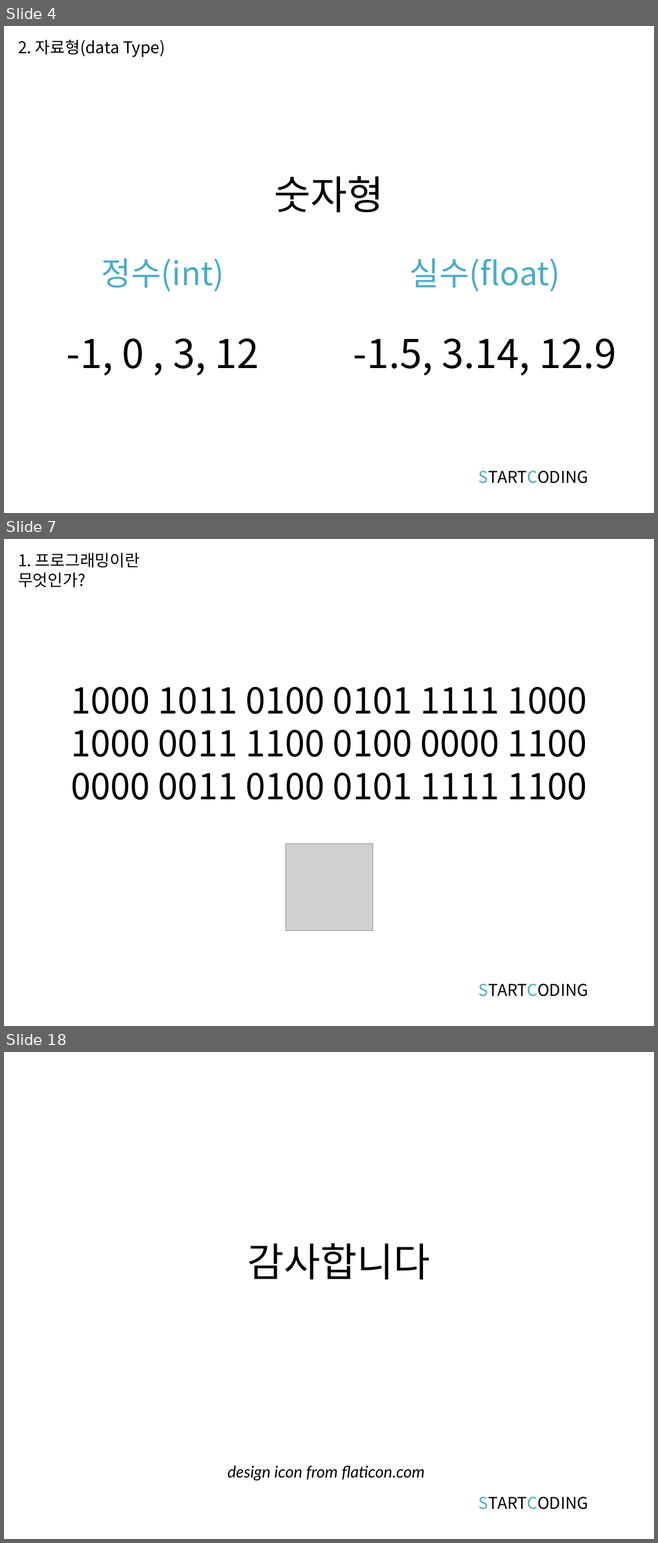
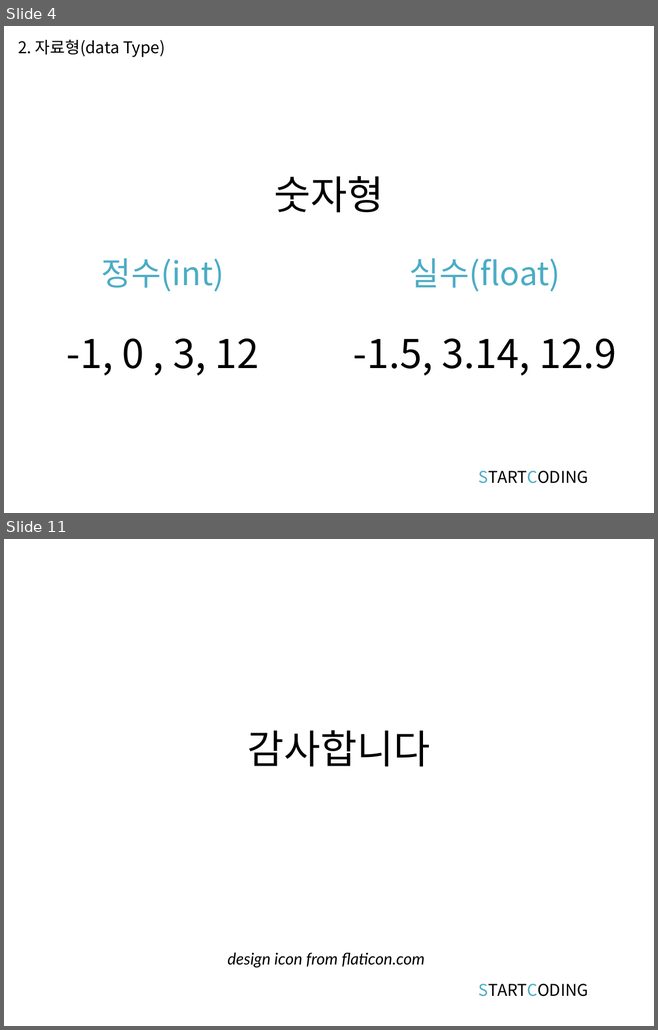
Before and after one commit to kwonkijun/python, a slide deck: 파이썬기초(PPT)/파이썬 기초 2강_자료형과 변수.pptx. Shown one above the other, each under a label of ours: slides 4, 7 and 18 before the commit, slides 4 and 11 after it; the slides between them are not shown. The pictures are 658x1543 and 658x1030 pixels, drawn with LibreOffice and Linux fonts; fonts in the diff are those of the drawing; grey boxes stand for pictures. Boxes give left, top, right and bottom in pixels: in the first picture for what was removed or moved away, otherwise in the second. Text is boxed around its words. In the diff, an @@ line names an element or a change of style, - is before the commit and + after.

```diff
--- a/파이썬기초(PPT)/파이썬 기초 2강_자료형과 변수.pptx
+++ b/파이썬기초(PPT)/파이썬 기초 2강_자료형과 변수.pptx
@@ slide 7 removed at [4, 539, 654, 1026], background #FFFFFF @@
@@ text removed at [18, 553, 140, 587] @@
-1. 프로그래밍이란 무엇인가?
@@ title removed at [71, 687, 587, 800] @@
-1000 1011 0100 0101 1111 1000
-1000 0011 1100 0100 0000 1100
-0000 0011 0100 0101 1111 1100
@@ text removed at [53, 835, 605, 939] @@
-?
@@ picture removed at [286, 843, 373, 931] @@
@@ text removed at [478, 984, 588, 997] @@
-STARTCODING
@@ what was slide 18 is now slide 11 @@
```
Also in this commit, not shown: 2 slides changed, 4 slides added, 10 other slides removed, 2 other files.
